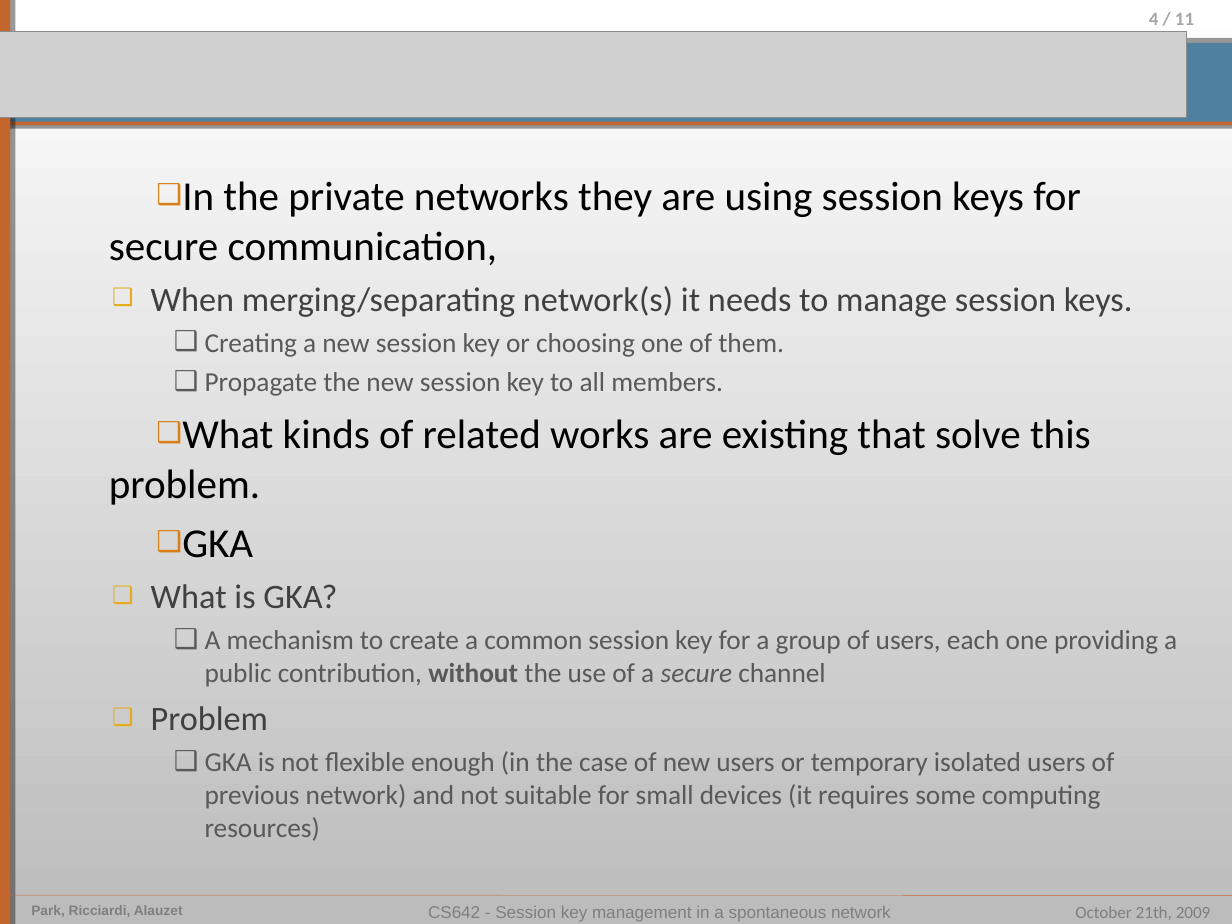
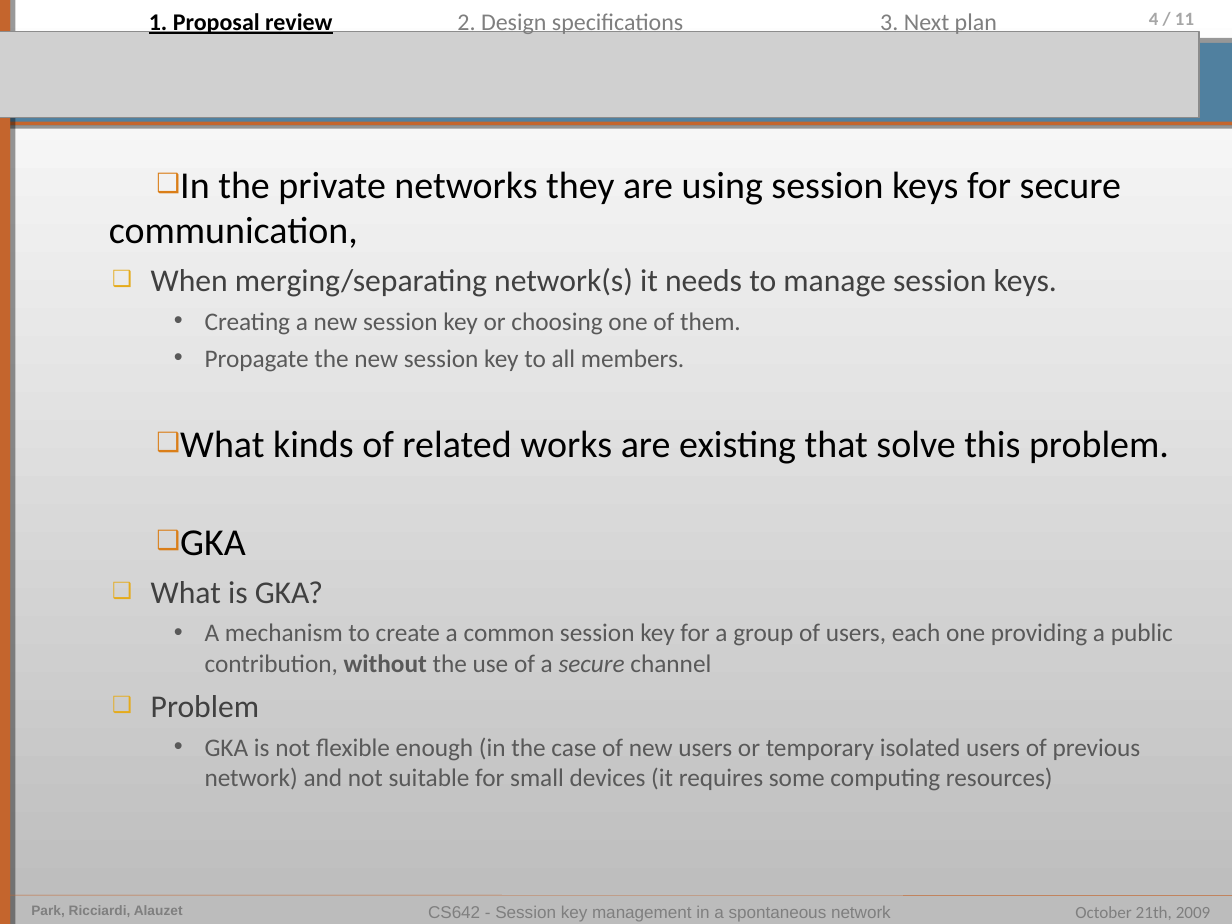
Before and after one commit to pierrealauzet/skemasnet, a slide deck: slide 4 of 2_design/CS462_Skemasnet_design.ppt. Drawn at 1232x924 pixels with LibreOffice and Linux fonts; fonts in the diff are those of the drawing; grey boxes stand for pictures. Boxes give left, top, right and bottom in pixels: in the first picture for what was removed or moved away, otherwise in the second. Text is boxed around its words. In the diff, an @@ line names an element or a change of style, - is before the commit and + after.

```diff
--- a/2_design/CS462_Skemasnet_design.ppt
+++ b/2_design/CS462_Skemasnet_design.ppt
@@ text added at (149,13,332,36), 14 pt, text #000000, bold, underline @@
+1. Proposal review
@@ text added at (457,13,683,36), 14 pt, text #7F7F7F @@
+2. Design specifications
@@ text added at (880,13,997,36), 14 pt, text #7F7F7F @@
+3. Next plan
@@ picture: place and size @@
-picture at (0,31,1188,117)
+picture at (0,31,1200,117)
@@ text "In the private networks they ...": place and size @@
-text "In the private networks they ..." at (109,181,1177,841)
+text "In the private networks they ..." at (109,171,1173,790)
@@ text "In the private networks they ..." at (109,171,1173,790): size 24 to 22.2 pt in "In the private networks they are using ...", "What kinds of related works are existing ...", "GKA"; size 20 to 18.5 pt in "When merging/separating network(s) it needs to manage ...", "What is GKA?", "Problem"; size 16 to 14.8 pt in "Creating a new session key or choosing ...", "Propagate the new session key to all ...", "A mechanism to create a common session ...", "GKA is not flexible enough (in the ..."; bullet ❑ to • @@
```
Also in this commit, not shown: 6 other slides changed, 4 slides added, 4 slides removed, 1 other file.
